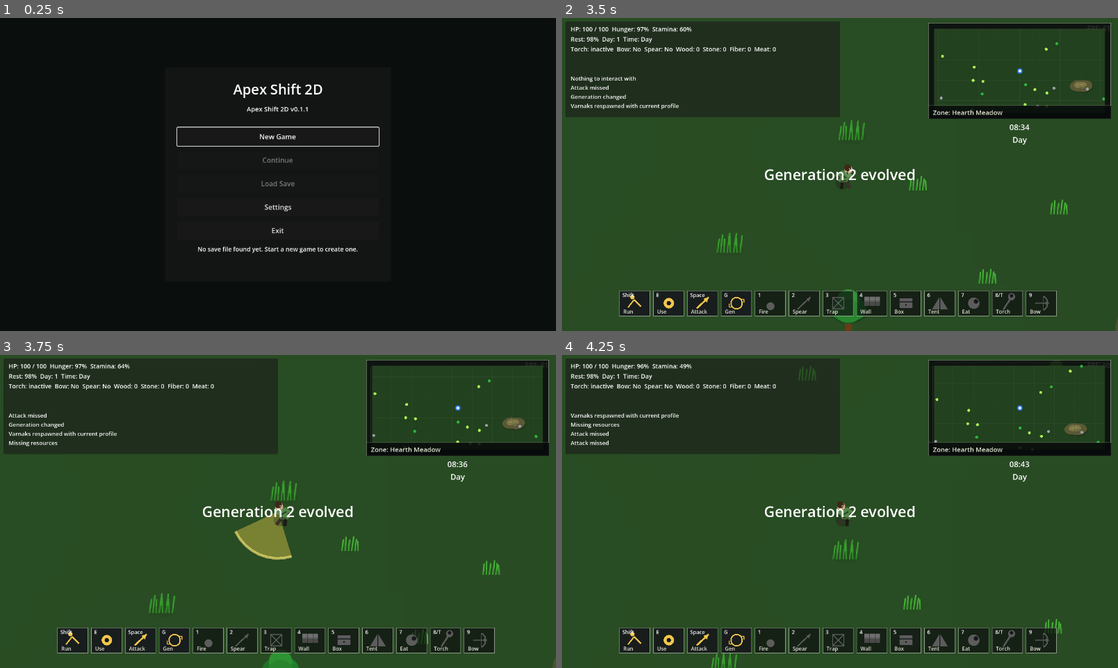
Above: before the commit, frames 1-4 (two rows, left to right).
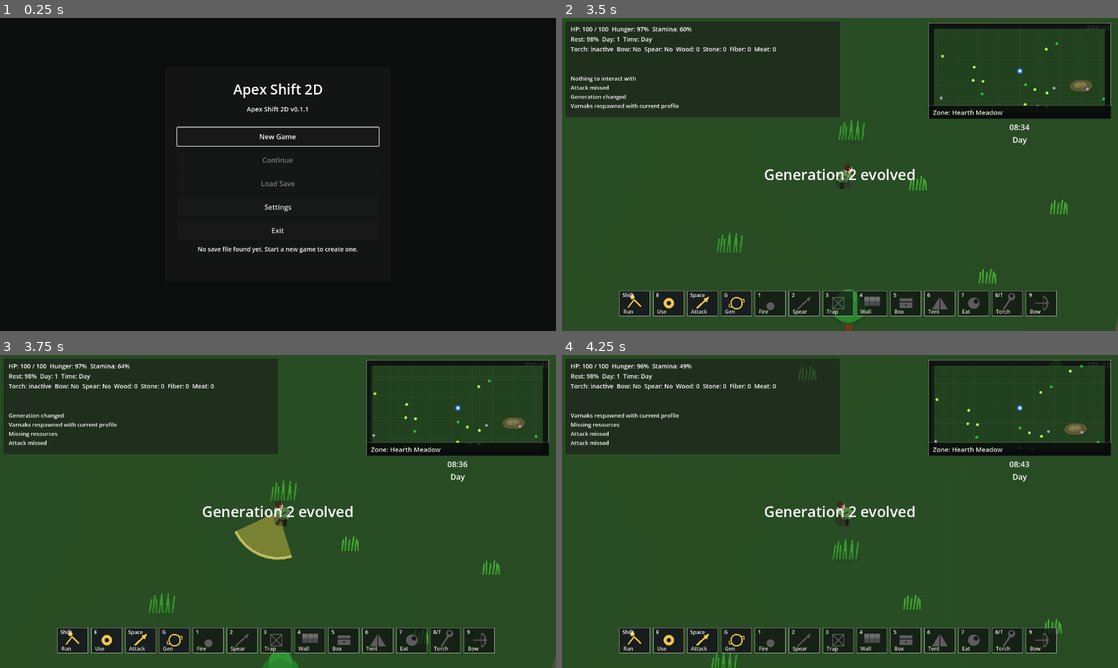
Above: after the commit, the same moments.

Repository: krisstoof/apex-shift-2d
Game: Godot game, scene res://scenes/ui/start_menu.tscn
Same seed, same stepped clock (60 frames per second), same inputs: the game is played once before the commit and once after it.
Inputs (mouse positions are in pixels of both pictures, inside the frame that each line leads up to):
- Up to frame 1 (0.25 s): no input
- Up to frame 2 (3.5 s): click "New Game" at 0.5 s; tap Enter at 1.25 s; move the mouse to (962, 158) at 1.27 s; hold D (move_right) 1.28-2.03 s; hold Shift 1.28-2.03 s; click (962, 158) at 1.42 s; tap Space at 1.52, 2, 2.27 s; move the mouse to (728, 190) at 2.02 s; hold S (move_down) 2.03-2.78 s; tap E at 2.1 s; move the mouse to (895, 105) at 2.77 s; hold D (move_right) from 2.78 s (still down); tap G at 2.85 s
- Up to frame 3 (3.75 s): move the mouse to (250, 574) at 3.52 s; release D (move_right) at 3.53 s; hold W (move_up) from 3.53 s (still down); tap 1 at 3.6 s; click (250, 574) at 3.67 s
- Up to frame 4 (4.25 s): keep holding W (move_up); tap Space at 3.77 s

Frames 1-2 are identical in both runs. In frame 3, 0.5% of the frame differs, in the area x 1-21%, y 18-30%; in frame 4, nothing differs.

Commit message:
feature/#172 add compact player stats to HUD

Diff:
--- a/scripts/ui/hud.gd
+++ b/scripts/ui/hud.gd
@@ -150,7 +150,7 @@
 	fps_label.text = "FPS: %d" % Engine.get_frames_per_second()
 	stats_label.text = _build_player_stats_text_from_snapshot(snapshot)
 	prompt_label.text = _get_prompt_text_from_snapshot(snapshot)
-	message_label.text = "\n".join(message_history)
+	_refresh_message_label()
 
 
 func _build_clock_text_from_snapshot(snapshot: Dictionary) -> String:
@@ -217,6 +217,13 @@
 	return str(player_snapshot.get("prompt_text", ""))
 
 
+func _refresh_message_label() -> void:
+	if message_label == null:
+		return
+	message_label.text = "\n".join(message_history)
+	message_label.visible = message_history.size() > 0
+
+
 
 
 func _on_message(new_message: String) -> void:
@@ -228,6 +235,7 @@
 	message_history.append(new_message)
 	if message_history.size() > 4:
 		message_history.pop_front()
+	_refresh_message_label()
 
 
 func _ensure_critical_health_overlay() -> void:
@@ -387,14 +395,22 @@
 	if player_node.has_method(getter_name):
 		return float(player_node.call(getter_name))
 	var stats: Variant = player_node.get("stats")
-	if stats != null and stats is Dictionary:
-		var stats_value: Variant = stats.get(stat_name)
-		if stats_value != null:
-			return float(stats_value)
-		var uppercase_name := stat_name.to_upper()
-		stats_value = stats.get(uppercase_name)
-		if stats_value != null:
-			return float(stats_value)
+	if stats != null:
+		if stats is Dictionary:
+			var stats_value: Variant = stats.get(stat_name)
+			if stats_value != null:
+				return float(stats_value)
+			var uppercase_name := stat_name.to_upper()
+			stats_value = stats.get(uppercase_name)
+			if stats_value != null:
+				return float(stats_value)
+		else:
+			var stats_value: Variant = stats.get(stat_name)
+			if stats_value != null:
+				return float(stats_value)
+			var stats_getter_name := "get_%s" % stat_name
+			if stats.has_method(stats_getter_name):
+				return float(stats.call(stats_getter_name))
 	return default_value
 
 
@@ -605,8 +621,7 @@
 		clock_label.offset_right = -16.0
 		clock_label.offset_bottom = 294.0 if low_resolution else 356.0
 		clock_label.add_theme_font_size_override("font_size", 18 if low_resolution else 20)
-	if message_label:
-		message_label.visible = message_history.size() > 0
+	_refresh_message_label()
 	if center_notification_label:
 		center_notification_label.offset_left = -230.0 if compact_resolution else -260.0
 		center_notification_label.offset_right = 230.0 if compact_resolution else 260.0
--- a/tests/unit/test_hud.gd
+++ b/tests/unit/test_hud.gd
@@ -2,6 +2,7 @@
 
 const HUD_SCENE := preload("res://scenes/ui/hud.tscn")
 const HUD_SCRIPT := preload("res://scripts/ui/hud.gd")
+const PLAYER_STATS := preload("res://scripts/player/player_stats.gd")
 const TEST_UTILS := preload("res://tests/unit/test_utils.gd")
 
 
@@ -17,6 +18,9 @@
 	var failures: Array[String] = []
 	_test_hud_builds_compact_player_stats_from_snapshot(failures)
 	_test_hud_filters_world_messages_from_message_history(failures)
+	_test_hud_reads_hunger_from_player_stats_object(failures)
+	_test_hud_reads_stamina_from_player_stats_object(failures)
+	_test_hud_reads_rest_from_player_stats_object(failures)
 	_test_hud_creates_critical_health_overlay(failures)
 	_test_hud_activates_warning_when_health_is_low(failures)
 	_test_game_over_scene_is_root_full_rect(failures)
@@ -85,6 +89,66 @@
 	hud.queue_free()
 
 
+class PlayerStatsPlayer:
+	extends Node
+
+	var stats := PLAYER_STATS.new()
+
+
+func _test_hud_reads_hunger_from_player_stats_object(failures: Array[String]) -> void:
+	var hud := _make_hud()
+	var player := PlayerStatsPlayer.new()
+	player.stats.hunger = 20.0
+	player.stats.stamina = 100.0
+	player.stats.rest = 100.0
+	hud.player = player
+	hud.evolution_director = Node.new()
+	hud.day_night_system = Node.new()
+	var before_history_size := Array(hud.get("message_history")).size()
+	hud.call("_update_survival_warning_messages", 0.5)
+	var message_history: Array[String] = Array(hud.get("message_history"))
+	TEST_UTILS.expect_equal(message_history.size(), before_history_size + 1, failures, "HUD should append a hunger warning for low hunger")
+	if not message_history.is_empty():
+		TEST_UTILS.expect_equal(message_history[message_history.size() - 1], "You are hungry. Find food soon.", failures, "HUD should read hunger from PlayerStats object")
+	hud.queue_free()
+
+
+func _test_hud_reads_stamina_from_player_stats_object(failures: Array[String]) -> void:
+	var hud := _make_hud()
+	var player := PlayerStatsPlayer.new()
+	player.stats.hunger = 100.0
+	player.stats.stamina = 15.0
+	player.stats.rest = 100.0
+	hud.player = player
+	hud.evolution_director = Node.new()
+	hud.day_night_system = Node.new()
+	var before_history_size := Array(hud.get("message_history")).size()
+	hud.call("_update_survival_warning_messages", 0.5)
+	var message_history: Array[String] = Array(hud.get("message_history"))
+	TEST_UTILS.expect_equal(message_history.size(), before_history_size + 1, failures, "HUD should append an exhaustion warning for low stamina")
+	if not message_history.is_empty():
+		TEST_UTILS.expect_equal(message_history[message_history.size() - 1], "You are exhausted. Rest near a campfire to recover faster.", failures, "HUD should read stamina from PlayerStats object")
+	hud.queue_free()
+
+
+func _test_hud_reads_rest_from_player_stats_object(failures: Array[String]) -> void:
+	var hud := _make_hud()
+	var player := PlayerStatsPlayer.new()
+	player.stats.hunger = 100.0
+	player.stats.stamina = 100.0
+	player.stats.rest = 15.0
+	hud.player = player
+	hud.evolution_director = Node.new()
+	hud.day_night_system = Node.new()
+	var before_history_size := Array(hud.get("message_history")).size()
+	hud.call("_update_survival_warning_messages", 0.5)
+	var message_history: Array[String] = Array(hud.get("message_history"))
+	TEST_UTILS.expect_equal(message_history.size(), before_history_size + 1, failures, "HUD should append an exhaustion warning for low rest")
+	if not message_history.is_empty():
+		TEST_UTILS.expect_equal(message_history[message_history.size() - 1], "You are exhausted. Rest near a campfire to recover faster.", failures, "HUD should read rest from PlayerStats object")
+	hud.queue_free()
+
+
 func _test_hud_creates_critical_health_overlay(failures: Array[String]) -> void:
 	var hud := _make_hud()
 	var debug_state: Dictionary = hud.call("get_critical_health_debug")
